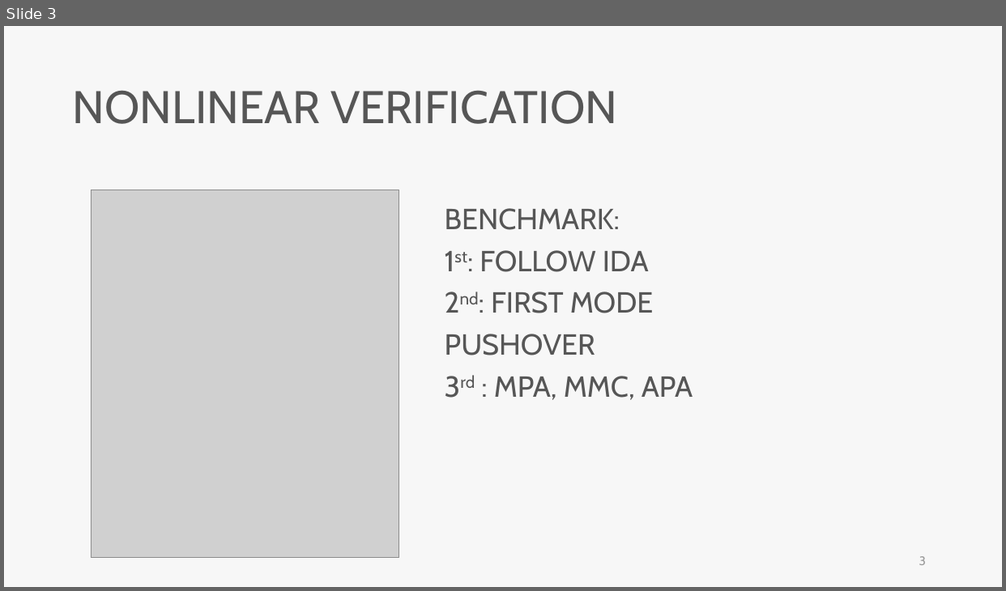
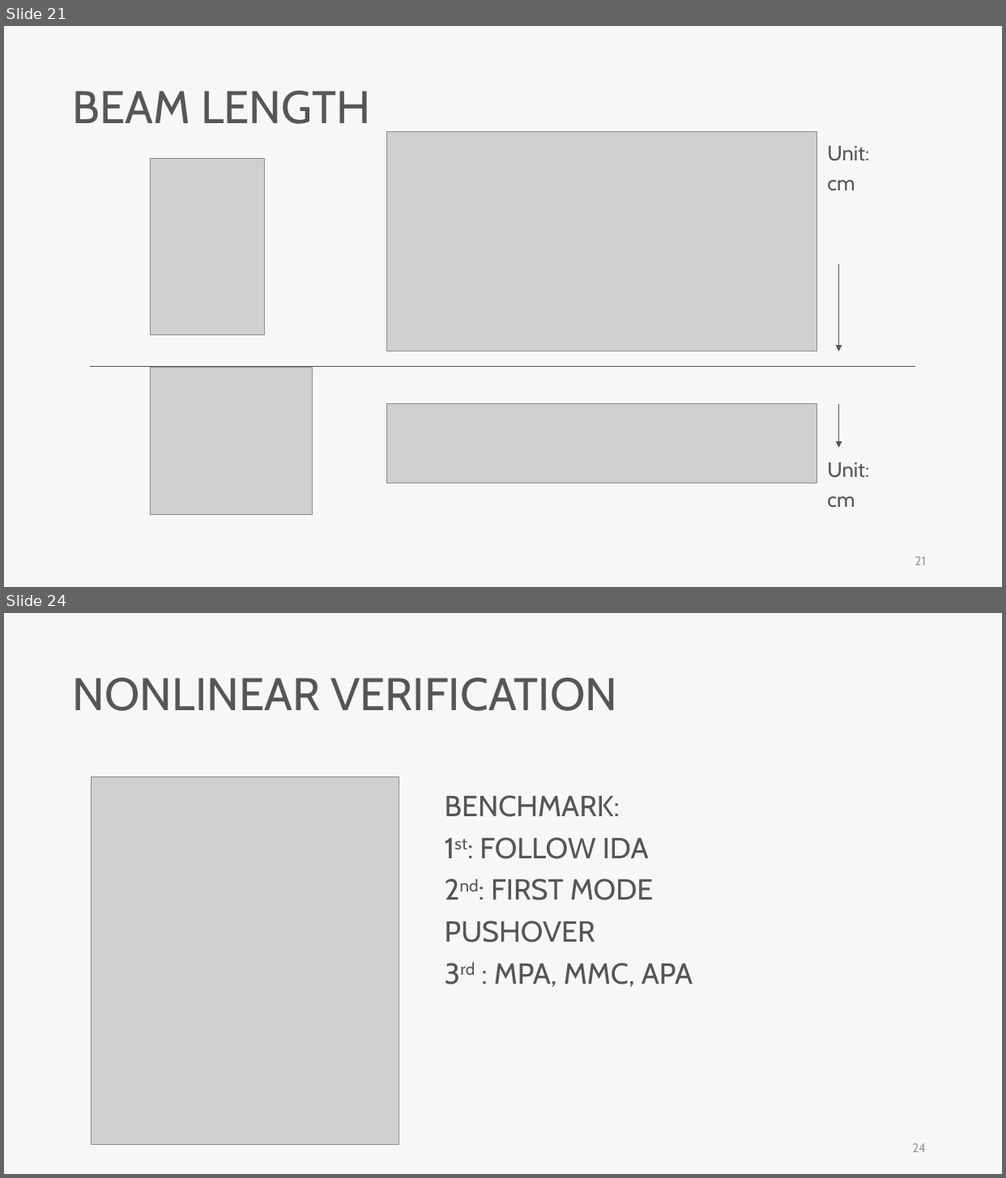
Before and after one commit to skyran1278/VbaProject, a slide deck: 20180126_SmartCut/Meeting/20181221 Meeting/20181221 Meeting.pptx. Shown one above the other, each under a label of ours: slide 3 before the commit, slides 21 and 24 after it; the slides between them are not shown. The pictures are 1006x591 and 1006x1178 pixels, drawn with LibreOffice and Linux fonts; fonts in the diff are those of the drawing; grey boxes stand for pictures. Boxes give left, top, right and bottom in pixels: in the first picture for what was removed or moved away, otherwise in the second. Text is boxed around its words. In the diff, an @@ line names an element or a change of style, - is before the commit and + after.

```diff
--- a/20180126_SmartCut/Meeting/20181221 Meeting/20181221 Meeting.pptx
+++ b/20180126_SmartCut/Meeting/20181221 Meeting/20181221 Meeting.pptx
@@ slide 21 added at <box>4,26,1002,587</box>, background #F7F7F7 @@
@@ text added at <box>73,90,370,124</box>, 44 pt, text #565656 @@
+BEAM LENGTH
@@ picture added at <box>387,131,817,352</box> @@
@@ text added at <box>827,146,869,190</box>, 20 pt, text #565656 @@
+Unit: cm
@@ picture added at <box>150,159,264,335</box> @@
@@ arrow added from (839, 264) to (839, 352), #565656 0.5 pt @@
@@ line added from (90, 367) to (916, 367), #565656 0.5 pt @@
@@ picture added at <box>150,367,313,515</box> @@
@@ picture added at <box>387,404,817,484</box> @@
@@ arrow added from (839, 404) to (839, 448), #565656 0.5 pt @@
@@ text added at <box>827,463,869,507</box>, 20 pt, text #565656 @@
+Unit: cm
@@ page number added at <box>914,557,925,565</box>, 12 pt, text #9A9A9A @@
+21
@@ what was slide 3 is now slide 24 @@
@@ page number at <box>912,1144,926,1152</box>: text changed @@
-3
+24
```
Also in this commit, not shown: 1 slide changed, 20 other slides added.
